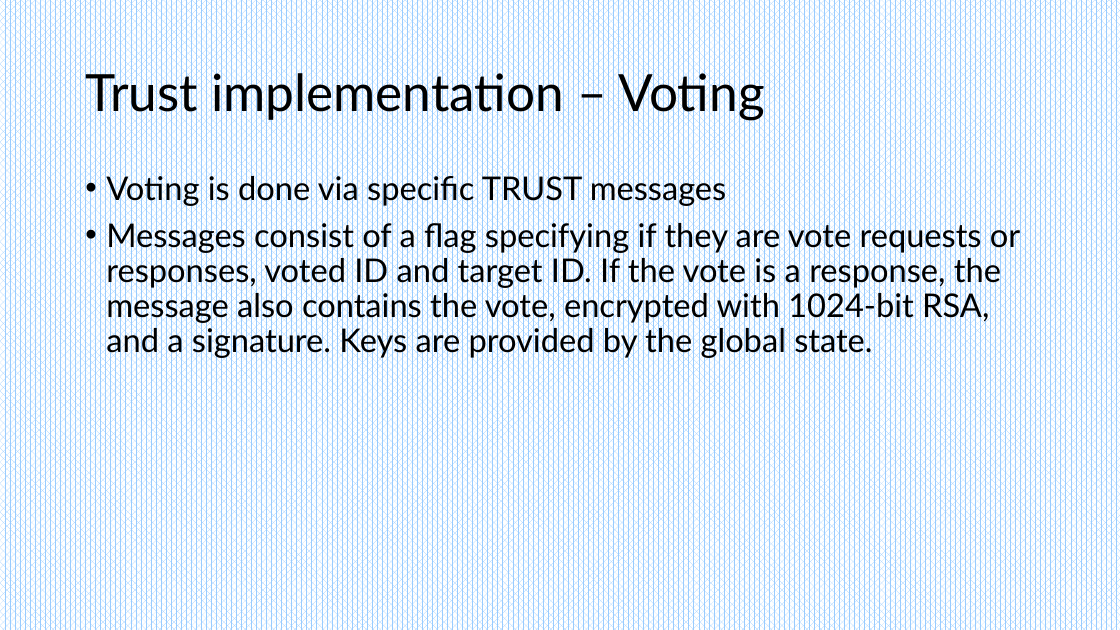
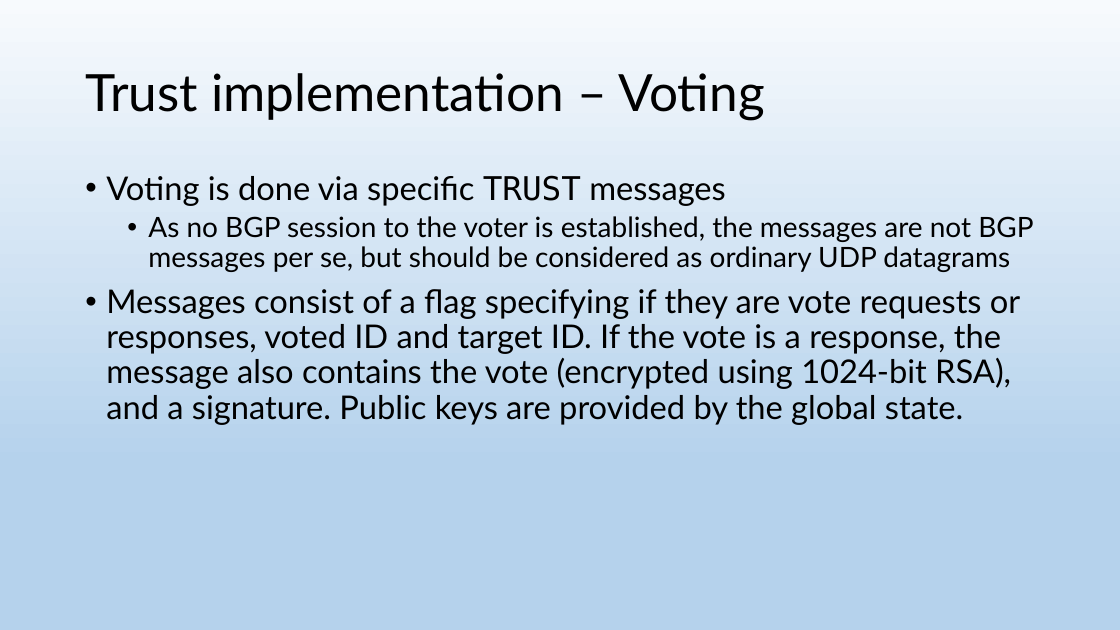
Before and after one commit to Nikheln/BGP-simulator, a slide deck: slide 16 of doc/BGP Simulator.pptx. Drawn at 1120x630 pixels with LibreOffice and Linux fonts; fonts in the diff are those of the drawing. Boxes give left, top, right and bottom in pixels: in the first picture for what was removed or moved away, otherwise in the second. Text is boxed around its words. In the diff, an @@ line names an element or a change of style, - is before the commit and + after.

```diff
--- a/doc/BGP Simulator.pptx
+++ b/doc/BGP Simulator.pptx
@@ background pattern #99CCFF on #FFFFFF to gradient #F7FAFD to #B5D2EC @@
@@ text at box(106, 175, 726, 206): font Lato to DejaVu Sans Mono in "TRUST" @@
@@ text at box(106, 216, 1033, 425): text changed @@
-• Messages consist of a flag specifying if they are vote requests or responses, voted ID and target ID. If the vote is a response, the message also contains the vote, encrypted with 1024-bit RSA, and a signature. Keys are provided by the global state.
+  • As no BGP session to the voter is established, the messages are not BGP messages per se, but should be considered as ordinary UDP datagrams
+• Messages consist of a flag specifying if they are vote requests or responses, voted ID and target ID. If the vote is a response, the message also contains the vote (encrypted using 1024-bit RSA), and a signature. Public keys are provided by the global state.
```
Also in this commit, not shown: 14 other slides changed, 2 slides added, 1 slide removed, 4 other files.
